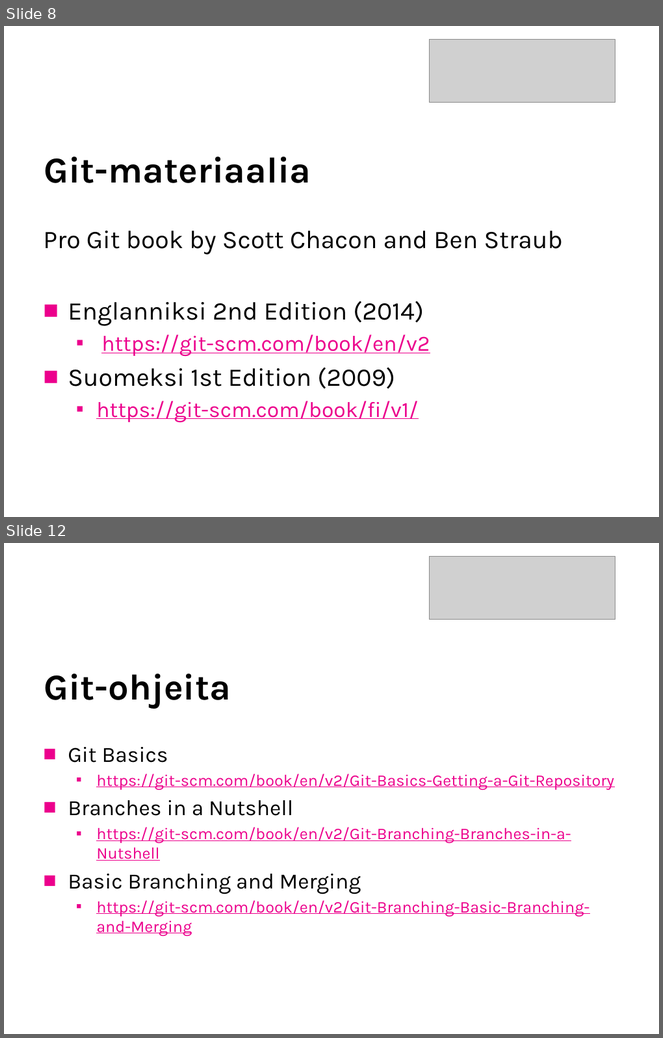
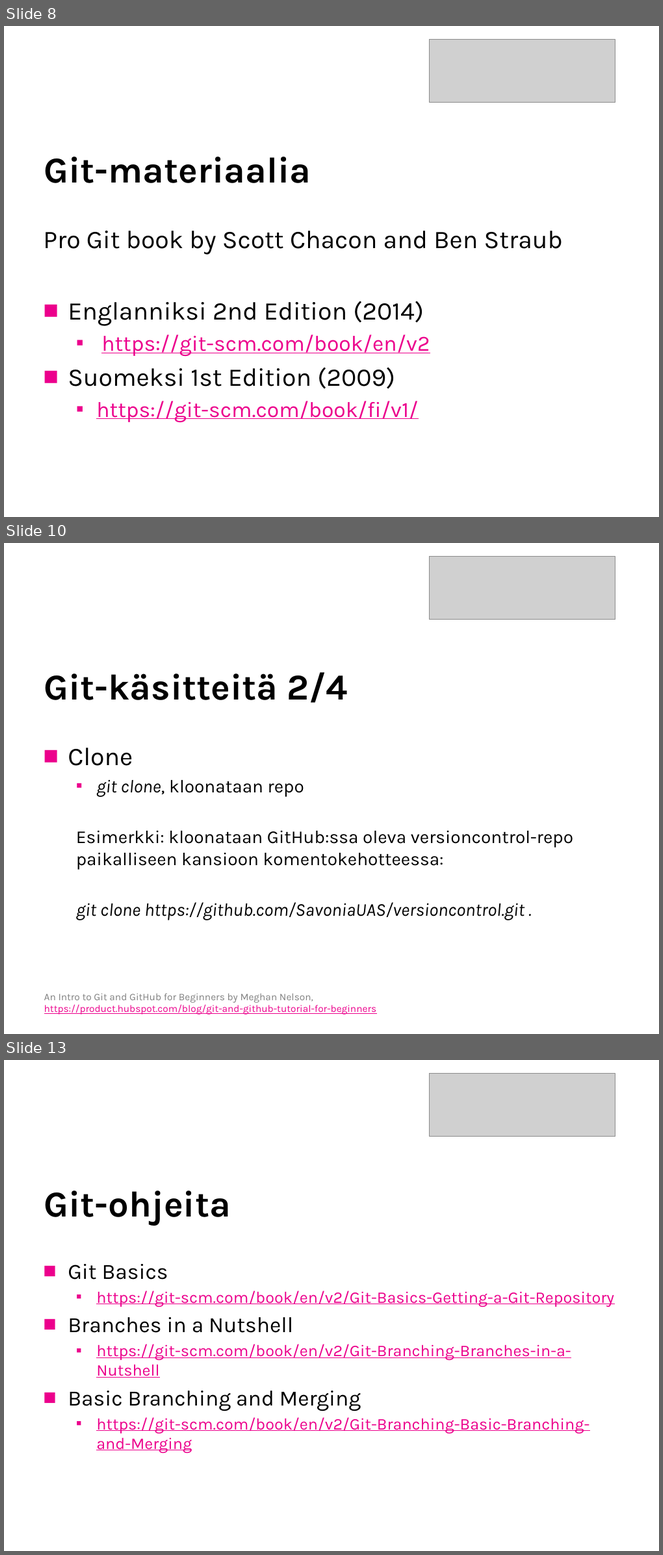
Before and after one commit to SavoniaUAS/versioncontrol, a slide deck: versionhallinta.pptx. Shown one above the other, each under a label of ours: slides 8 and 12 before the commit, slides 8, 10 and 13 after it; the slides between them are not shown. The pictures are 663x1038 and 663x1555 pixels, drawn with LibreOffice and Linux fonts; fonts in the diff are those of the drawing; grey boxes stand for pictures; background and template pictures are left out. Boxes give left, top, right and bottom in pixels: in the first picture for what was removed or moved away, otherwise in the second. Text is boxed around its words. In the diff, an @@ line names an element or a change of style, - is before the commit and + after.

Commit message:
Päivitetty materiaaleja. Lisätty esimerkki git:n käytöön.

```diff
--- a/versionhallinta.pptx
+++ b/versionhallinta.pptx
@@ slide 10 added at (4, 543, 659, 1034), background picture (left out) @@
@@ picture added at (430, 557, 615, 620) @@
@@ title added at (44, 672, 348, 703), 40 pt, text #000000, bold @@
+Git-käsitteitä 2/4
@@ text added at (68, 748, 573, 921), 20 pt, text #000000 @@
+■ Clone
+  ▪ git clone, kloonataan repo
+  Esimerkki: kloonataan GitHub:ssa oleva versioncontrol-repo paikalliseen kansioon komentokehotteessa:
+  git clone https://github.com/SavoniaUAS/versioncontrol.git .
@@ text added at (44, 993, 377, 1015), 11 pt, text #EC008C, underline @@
+An Intro to Git and GitHub for Beginners by Meghan Nelson, https://product.hubspot.com/blog/git-and-github-tutorial-for-beginners
@@ what was slide 12 is now slide 13 @@
```
Also in this commit, not shown: 7 slides changed, 6 other slides added, 1 other file.
